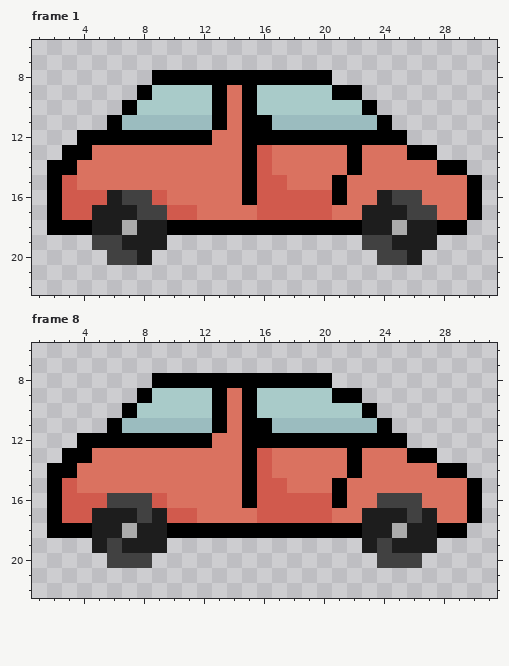
Two states of a pixel-art file, Assets/Visual/Sprites/Car.aseprite. Above, as it was before the edit.
32x32 pixels, 8 frames. Shown: frame 1: x 1..31, y 6..22; frame 8: x 1..31, y 6..22.
After the commit:
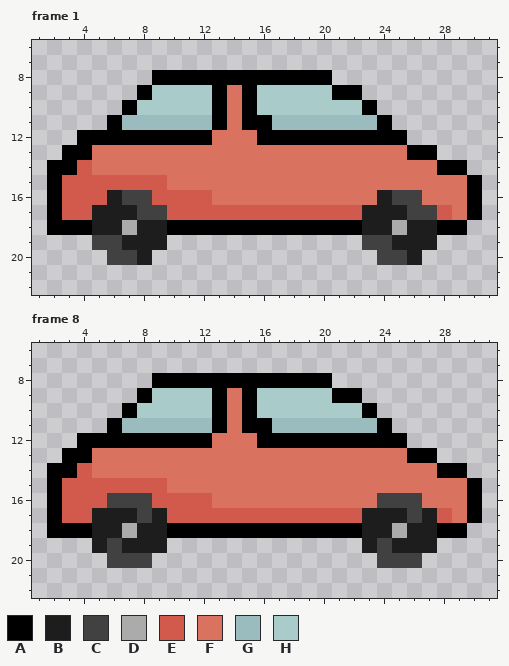
Palette (. is transparent): A #000000  B #1d1d1d  C #414141  D #ababab  E #d15a4d  F #da7260  G #9bbcbf  H #a9cbc9
Changes in this commit:
Frame 1, layer "Layer 1":
Colour F gives way to colour E in row 14 at x 4; in row 15 at x 4 to 9; in row 16 at x 10 to 12; in row 17 at x 12 to 15, 21 to 22 and 28.
Colour A gives way to colour F in row 12 at x 15; in rows 13 to 14 at x 15 and 22; in rows 15 to 16 at x 15 and 21.
Colour E gives way to colour F in rows 13 to 14 at x 16; in row 15 at x 16 to 17; in row 16 at x 16 to 20.
Frame 8, layer "Layer 1": the same change as frame 1
Boxes around the changes in both pictures, in picture pixels (x1, y1, x2, y2):
changed: (77, 130, 362, 220)
changed: (437, 205, 452, 220)
changed: (77, 433, 362, 523)
changed: (437, 508, 452, 523)
